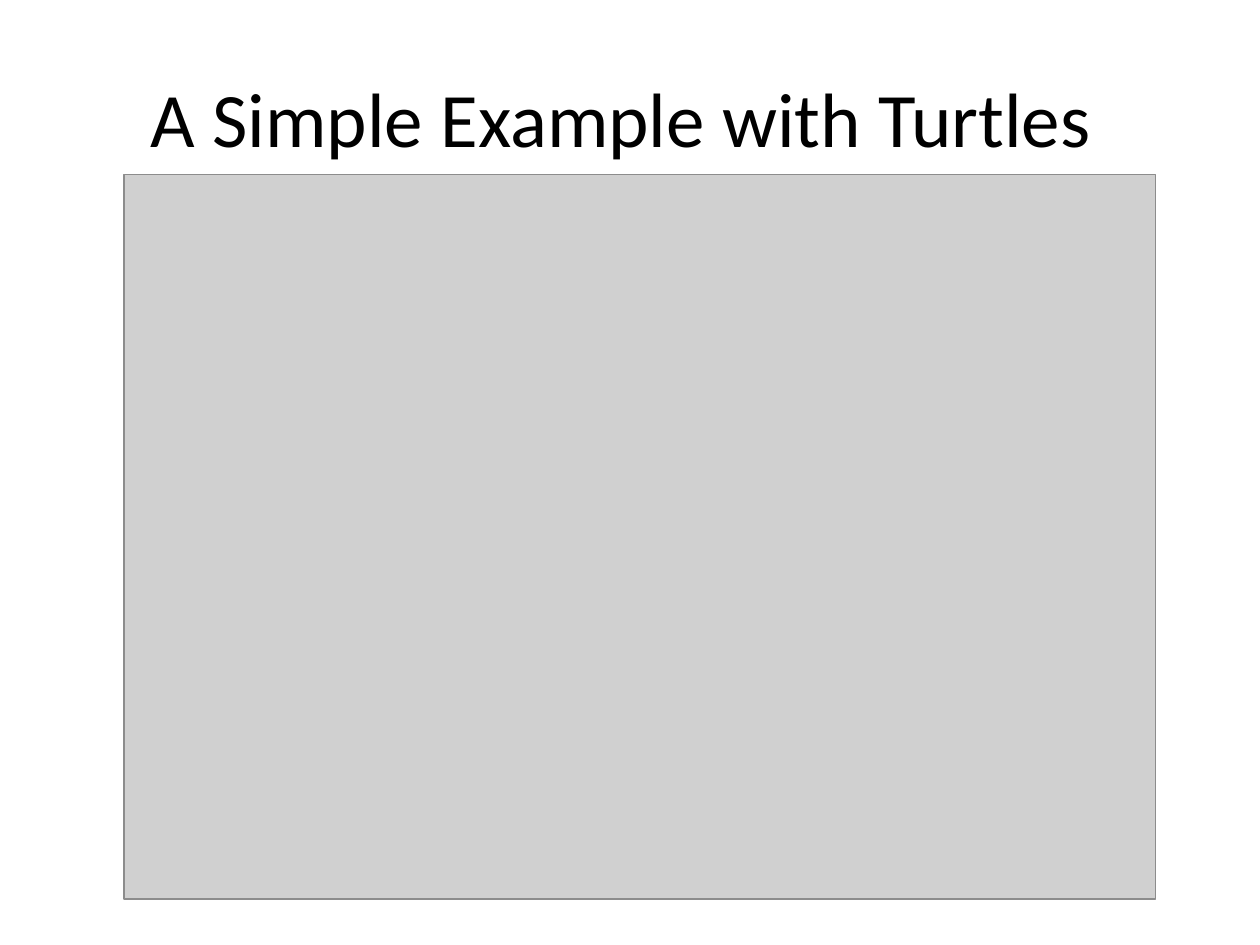
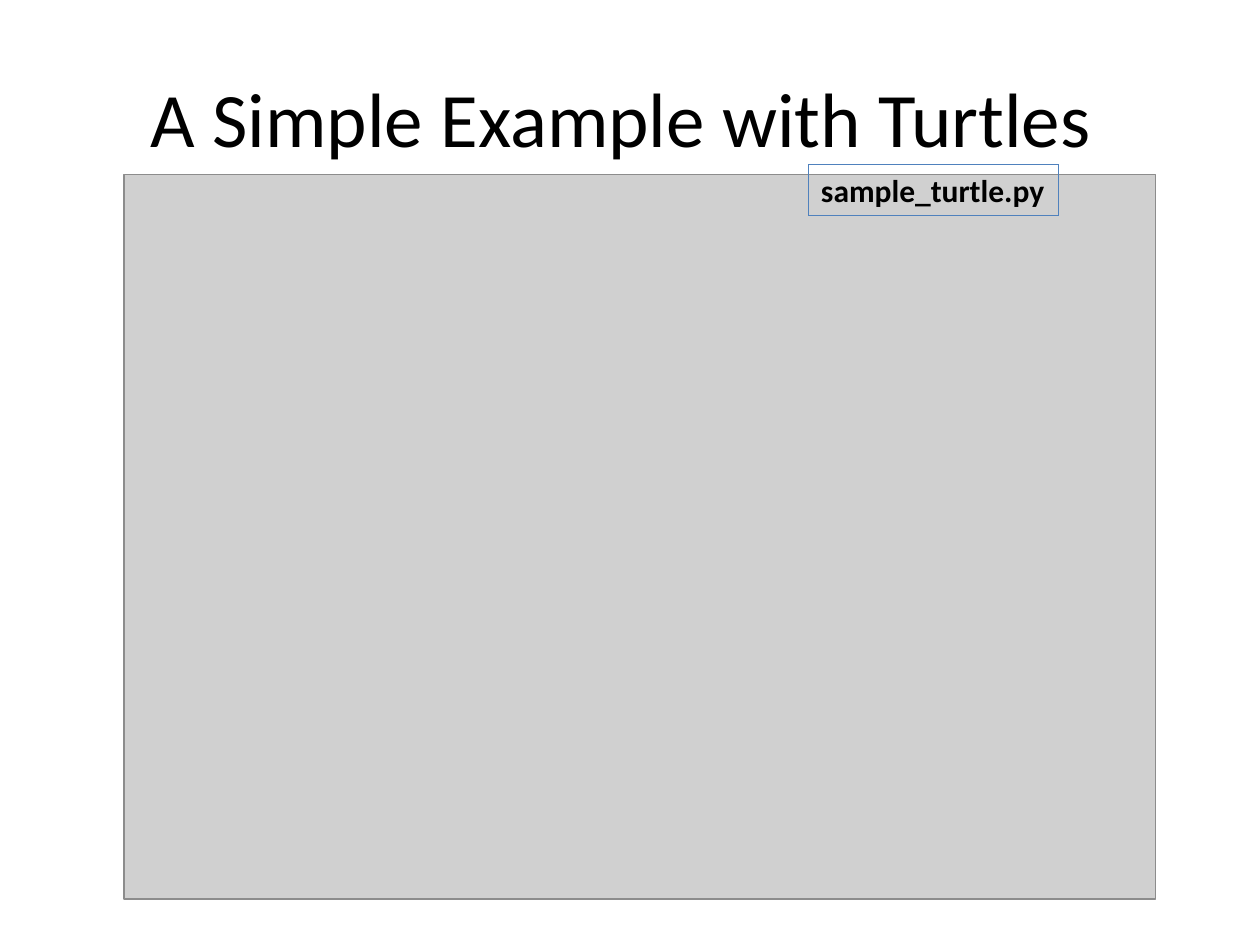
Before and after one commit to lorrainewang/2017Y2CEP, a slide deck: slide 3 of Lesson 1 Intro and Turtle Graphics/Python Turtles.pptx. Drawn at 1260x945 pixels with LibreOffice and Linux fonts; fonts in the diff are those of the drawing; grey boxes stand for pictures. Boxes give left, top, right and bottom in pixels: in the first picture for what was removed or moved away, otherwise in the second. Text is boxed around its words. In the diff, an @@ line names an element or a change of style, - is before the commit and + after.

```diff
--- a/Lesson 1 Intro and Turtle Graphics/Python Turtles.pptx
+++ b/Lesson 1 Intro and Turtle Graphics/Python Turtles.pptx
@@ rectangle added at (809, 165, 1060, 215), outline #4F81BD 0.75 pt, 18 pt, text #000000, bold @@
+sample_turtle.py
```
Also in this commit, not shown: 1 other slide changed, 9 other files.
